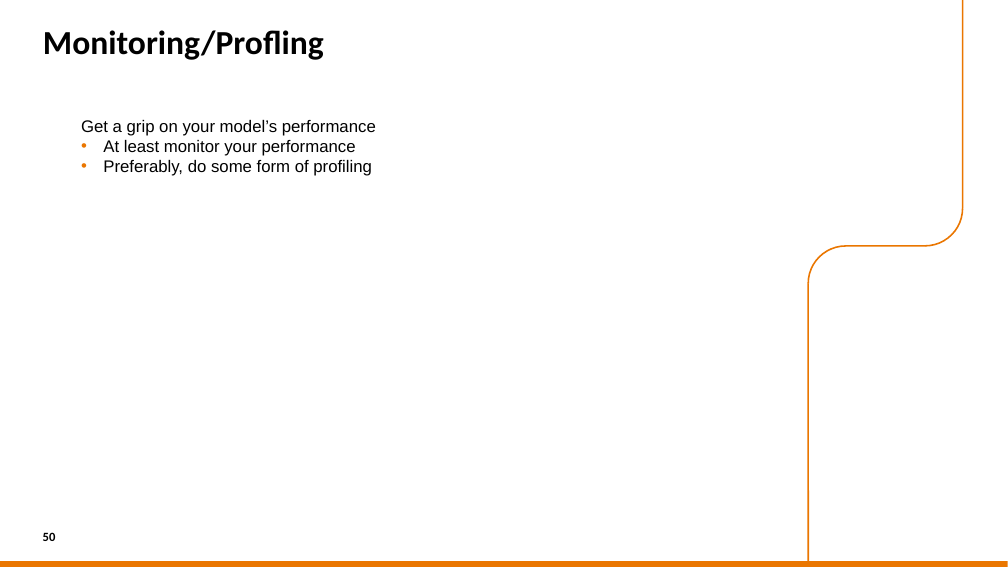
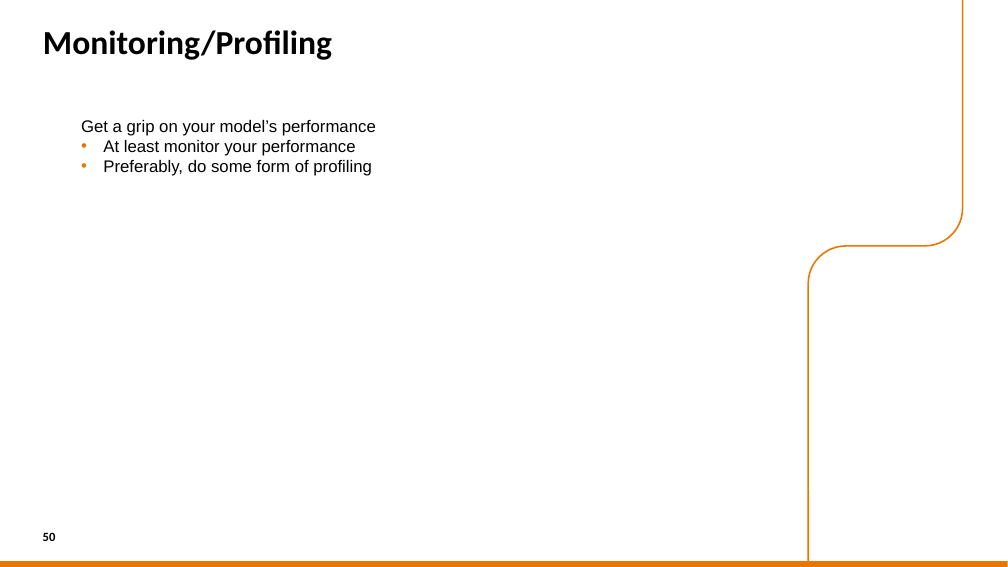
Before and after one commit to sara-nl/HPML-course-materials, a slide deck: slide 50 of Day2/slides/hw_and_software_features.pptx. Drawn at 1008x567 pixels with LibreOffice and Linux fonts; fonts in the diff are those of the drawing; background and template pictures are left out. Boxes give left, top, right and bottom in pixels: in the first picture for what was removed or moved away, otherwise in the second. Text is boxed around its words. In the diff, an @@ line names an element or a change of style, - is before the commit and + after.

```diff
--- a/Day2/slides/hw_and_software_features.pptx
+++ b/Day2/slides/hw_and_software_features.pptx
@@ title at bbox=[43, 30, 332, 60]: text changed @@
-Monitoring/Profling
+Monitoring/Profiling
```
Also in this commit, not shown: 7 other slides changed, 1 other file.
